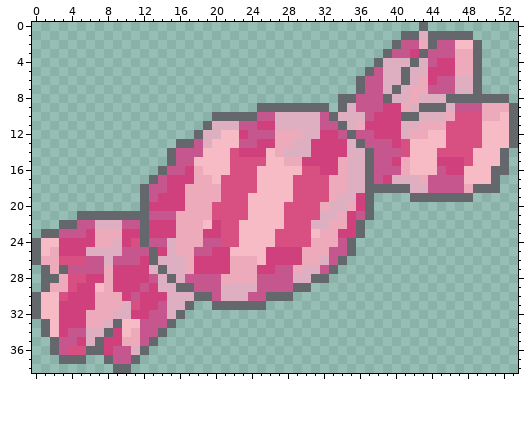
Two versions of one pixel-art sprite, output/전리품/candy.png. Above: the version before the commit.
The file is 270x195 pixels, drawn in blocks of 5x5; one block is one cell here.
And afterwards:
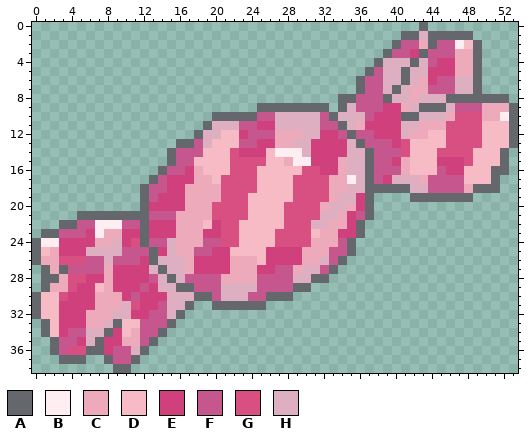
Palette (. is transparent): A #64686c  B #ffeef1  C #ecaaba  D #f7bbc5  E #d0407d  F #c5578e  G #d84f82  H #deaec1
Diff:
y 2: x 47 D -> B
y 10: x 52 D -> B
y 14: x 27..29 CHH -> BBB
y 15: x 29..30 CE -> BB
y 17: x 35 H -> B
y 22: x 7..9 HHH -> BBB
y 23: x 7 C -> B
y 24: x 1..2 DD -> BB
Where, in picture pixels (left, top, right, bottom), the same in both pictures:
changed: (455, 40, 464, 49)
changed: (500, 112, 509, 121)
changed: (275, 148, 356, 184)
changed: (95, 220, 122, 238)
changed: (41, 238, 59, 247)
